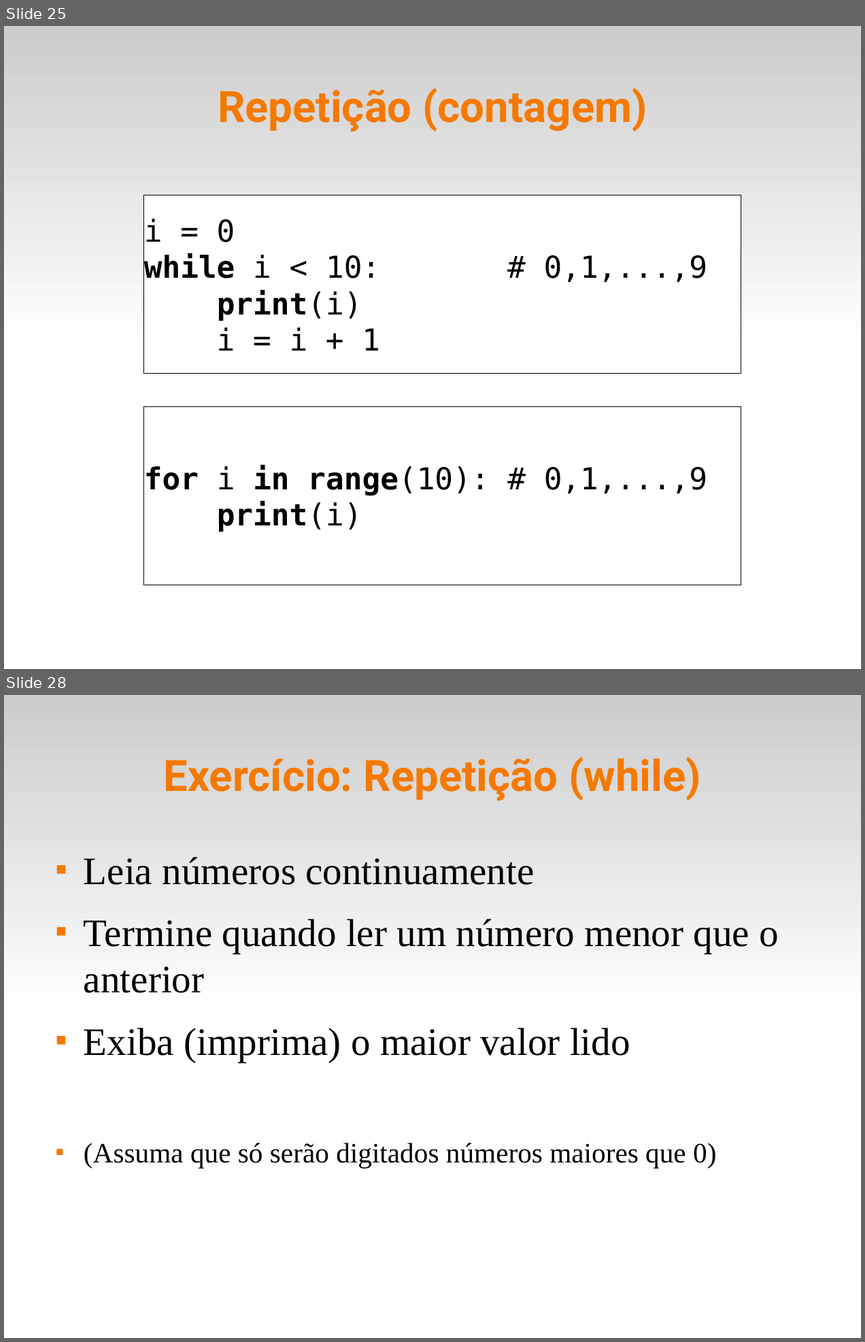
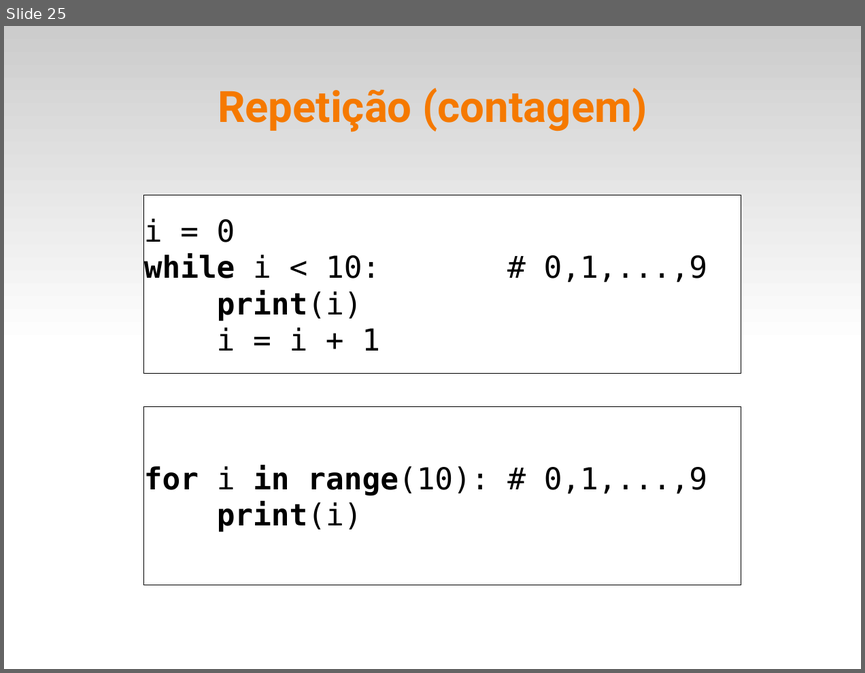
Before and after one commit to fsantanna-uerj/IPD, a slide deck: slides/ipd-03.odp. Shown one above the other, each under a label of ours: slides 25 and 28 before the commit, slide 25 after it; the slides between them are not shown. The pictures are 865x1342 and 865x673 pixels, drawn with LibreOffice and Linux fonts; fonts in the diff are those of the drawing. Boxes give left, top, right and bottom in pixels: in the first picture for what was removed or moved away, otherwise in the second. Text is boxed around its words. In the diff, an @@ line names an element or a change of style, - is before the commit and + after.

```diff
--- a/slides/ipd-03.odp
+++ b/slides/ipd-03.odp
@@ slide 28 removed at [4, 695, 861, 1338], background #FFFFFF; not listed: 1 template element that a slide beside it also shows @@
@@ title removed at [164, 757, 701, 801] @@
-Exercício: Repetição (while)
@@ freeform shape removed at [71, 849, 71, 849] @@
@@ text removed at [84, 857, 779, 1168] @@
-■ Leia números continuamente
-■ Termine quando ler um número menor que o anterior
-■ Exiba (imprima) o maior valor lido
-■ (Assuma que só serão digitados números maiores que 0)
```
Also in this commit, not shown: 10 slides changed, 3 other slides removed, 7 other files.
